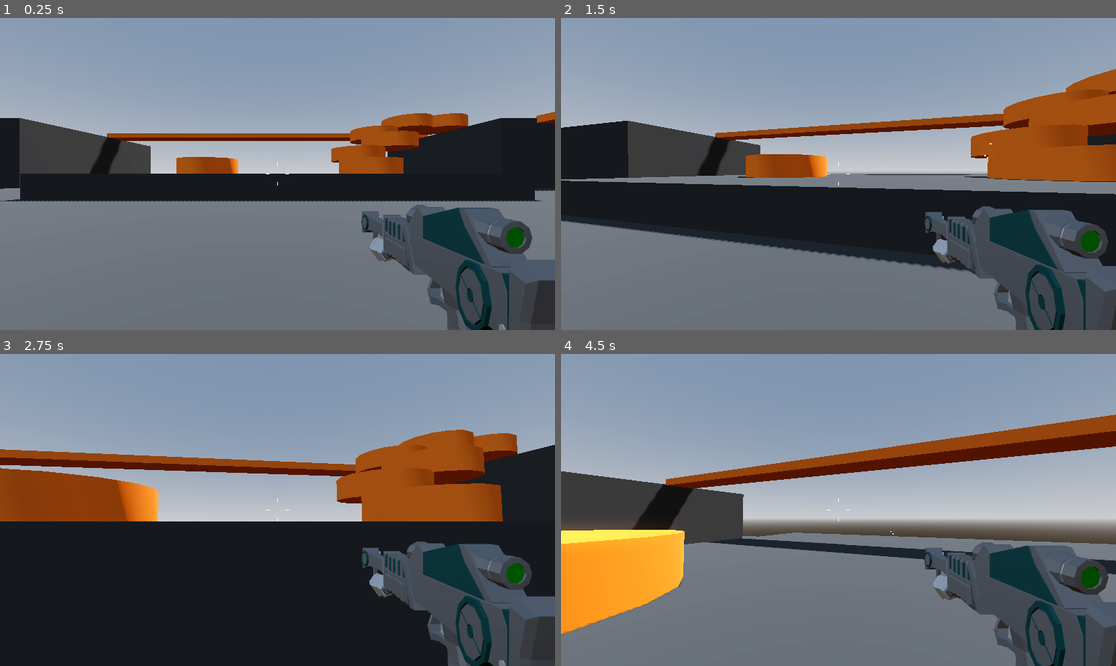
Above: before the commit, frames 1-4 (two rows, left to right).
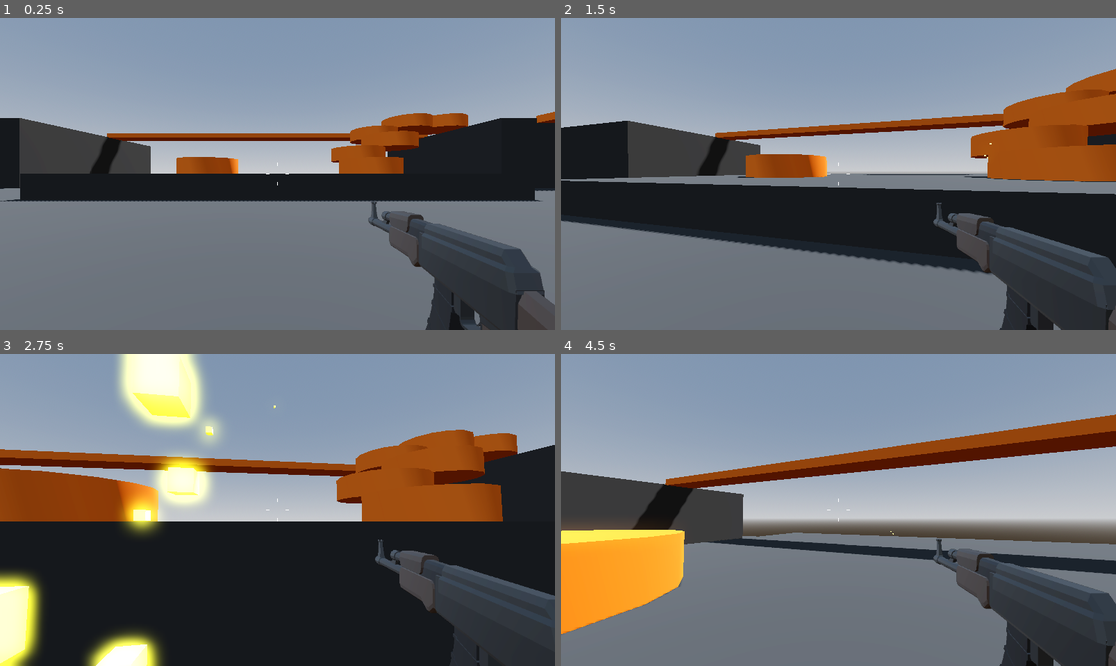
Above: after the commit, the same moments.

Repository: ivdobry/retro-fps
Game: Godot game, scene res://levels/sandbox.tscn
Same seed, same stepped clock (60 frames per second), same inputs: the game is played once before the commit and once after it.
Inputs (mouse positions are in pixels of both pictures, inside the frame that each line leads up to):
- Up to frame 1 (0.25 s): no input
- Up to frame 2 (1.5 s): tap Enter at 0.5 s; move the mouse to (866, 174) at 0.52 s; press the mouse at (866, 174) at 0.53 s; hold W (move_forward) from 0.53 s (still down); tap Space (jump) at 0.77 s; move the mouse to (810, 174) at 1.27 s; release the mouse at (810, 174) at 1.28 s; click (810, 174) at 1.35 s
- Up to frame 3 (2.75 s): keep holding W (move_forward); tap Space (jump) at 1.52 s; move the mouse to (288, 503) at 2.02 s; press the mouse at (288, 503) at 2.03 s
- Up to frame 4 (4.5 s): keep holding W (move_forward); move the mouse to (832, 516) at 2.77 s; release the mouse at (832, 516) at 2.78 s; click (832, 516) at 2.85 s; tap Space (jump) at 3.02, 3.77 s; move the mouse to (877, 513) at 3.52 s; press the mouse at (877, 513) at 3.53 s; move the mouse to (794, 506) at 4.27 s; release the mouse at (794, 506) at 4.28 s; click (794, 506) at 4.35 s

The runs differ from the first frame. In frame 1, 6.8% of the frame differs, in the area x 65-100%, y 58-100%; in frame 2, 7.1%; in frame 3, 16%, in the area x 0-100%, y 0-100%; in frame 4, 7.0%.

Commit message:
Add ak weapon.

Diff:
--- a/player/player.tscn
+++ b/player/player.tscn
@@ -3,7 +3,7 @@
 [ext_resource type="Script" uid="uid://cklxiqwf716dg" path="res://player/player.gd" id="1_oul6g"]
 [ext_resource type="Script" uid="uid://bk0tse02hou14" path="res://player/smooth_camera.gd" id="2_rkbax"]
 [ext_resource type="Script" uid="uid://f04ftp82gt3e" path="res://player/crosshair.gd" id="3_g1dw6"]
-[ext_resource type="PackedScene" uid="uid://b1mmhsd24ve1x" path="res://weapons/rifle.tscn" id="3_g6k8r"]
+[ext_resource type="PackedScene" uid="uid://df64gts2kgmye" path="res://weapons/ak.tscn" id="3_g6k8r"]
 [ext_resource type="Texture2D" uid="uid://y2cyb6dunggx" path="res://player/damage.png" id="5_qjkh3"]
 [ext_resource type="PackedScene" uid="uid://iwps66b5ivbb" path="res://player/game_over_menu.tscn" id="6_g6k8r"]
 
@@ -92,7 +92,7 @@
 [node name="RemoteTransform3D" type="RemoteTransform3D" parent="CameraPivot/SmoothCamera"]
 remote_path = NodePath("../../../SubViewportContainer/SubViewport/WeaponCamera")
 
-[node name="Rifle" parent="CameraPivot/SmoothCamera" instance=ExtResource("3_g6k8r")]
+[node name="Ak" parent="CameraPivot/SmoothCamera" instance=ExtResource("3_g6k8r")]
 
 [node name="SubViewportContainer" type="SubViewportContainer" parent="."]
 anchors_preset = 15
--- /dev/null
+++ b/weapons/ak.tscn
@@ -0,0 +1,58 @@
+[gd_scene load_steps=8 format=3 uid="uid://df64gts2kgmye"]
+
+[ext_resource type="PackedScene" uid="uid://k63k22csi4q0" path="res://weapons/hitscan_weapon.tscn" id="1_i3sr7"]
+[ext_resource type="PackedScene" uid="uid://dy61ep7h1rusy" path="res://weapons/AK.glb" id="2_i3sr7"]
+
+[sub_resource type="StandardMaterial3D" id="StandardMaterial3D_6vhuu"]
+emission_enabled = true
+emission = Color(1, 1, 1, 1)
+emission_energy_multiplier = 3.0
+
+[sub_resource type="Curve" id="Curve_6vhuu"]
+_data = [Vector2(0, 1), 0.0, 0.0, 0, 0, Vector2(1, 0), 0.0, 0.0, 0, 0]
+point_count = 2
+
+[sub_resource type="CurveTexture" id="CurveTexture_10eae"]
+curve = SubResource("Curve_6vhuu")
+
+[sub_resource type="ParticleProcessMaterial" id="ParticleProcessMaterial_78b3n"]
+direction = Vector3(0, 0, -1)
+spread = 8.0
+initial_velocity_min = 6.0
+initial_velocity_max = 8.0
+gravity = Vector3(0, 0, 0)
+scale_curve = SubResource("CurveTexture_10eae")
+
+[sub_resource type="BoxMesh" id="BoxMesh_63o05"]
+size = Vector3(0.1, 0.1, 0.1)
+
+[node name="Ak" node_paths=PackedStringArray("weapon_mesh", "muzzle_flash") instance=ExtResource("1_i3sr7")]
+fire_rate = 8
+weapon_damage = 30
+recoil = 0.5
+weapon_mesh = NodePath("AK")
+muzzle_flash = NodePath("MuzzleFlash")
+automatic = true
+
+[node name="MuzzleFlash" type="GPUParticles3D" parent="." index="2"]
+transform = Transform3D(1, 0, 0, 0, 1, 0, 0, 0, 1, 0.7, -0.33909762, -3.2)
+layers = 2
+material_override = SubResource("StandardMaterial3D_6vhuu")
+cast_shadow = 0
+emitting = false
+lifetime = 0.06999999999999999
+one_shot = true
+explosiveness = 1.0
+fixed_fps = 60
+local_coords = true
+process_material = SubResource("ParticleProcessMaterial_78b3n")
+draw_pass_1 = SubResource("BoxMesh_63o05")
+
+[node name="AK" parent="." index="3" instance=ExtResource("2_i3sr7")]
+transform = Transform3D(-2.1855694e-08, 0, 0.5, 0, 0.5, 0, -0.5, 0, -2.1855694e-08, 0.7, -0.6528188, -1.2771262)
+
+[node name="AssaultRifle_2" parent="AK" index="0"]
+transform = Transform3D(1, 0, 0, 0, 1, 0, 0, 0, 1, 0, 0.041425228, 0)
+layers = 2
+
+[editable path="AK"]
